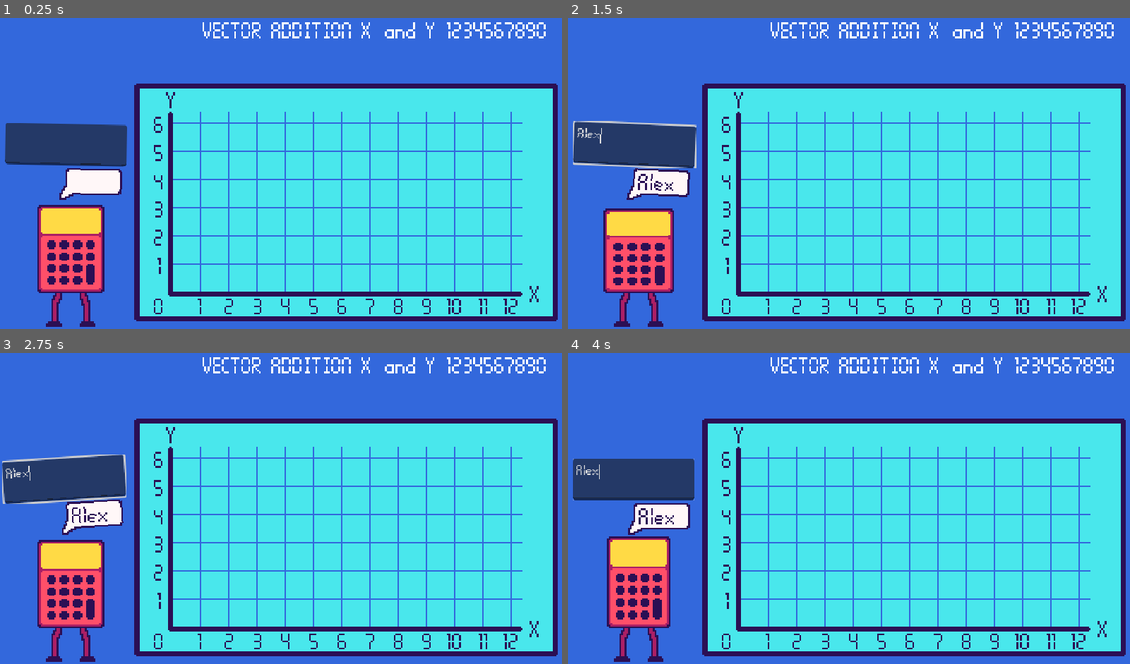
Above: before the commit, frames 1-4 (two rows, left to right).
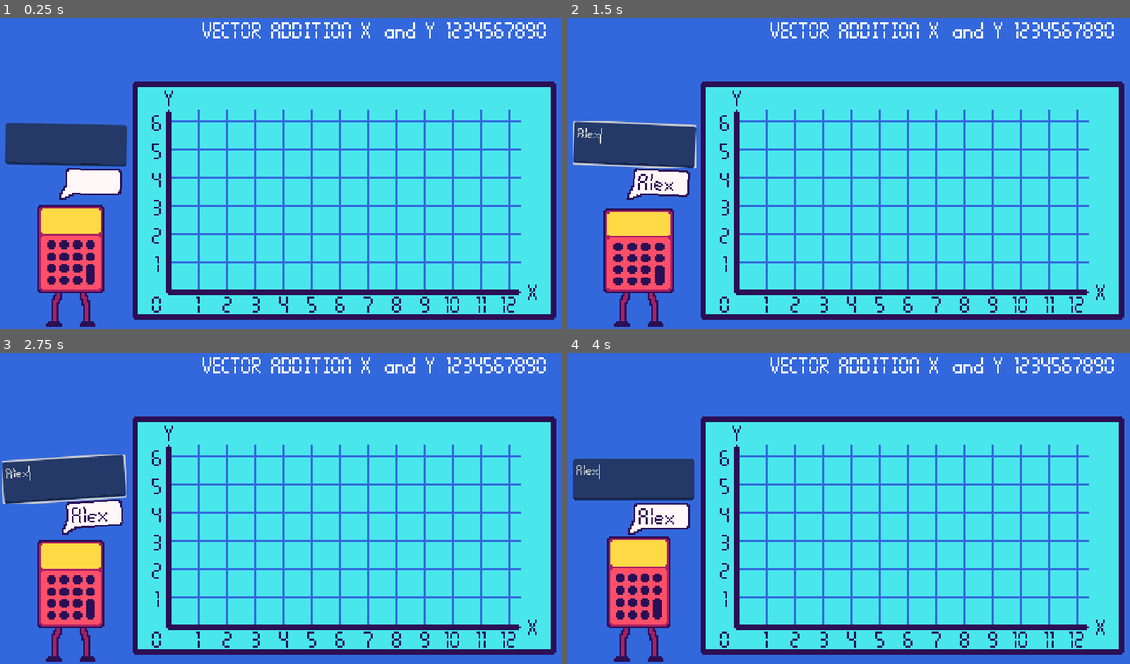
Above: after the commit, the same moments.

Repository: KyleTiley/VectorMathGame
Game: Godot game, scene res://Game/game.tscn
The game is run twice, just before and just after one commit, with the same random seed, the same clock (stepped at 60 frames per second) and the same inputs.
Inputs (mouse positions are in pixels of both pictures, inside the frame that each line leads up to):
- Up to frame 1 (0.25 s): no input
- Up to frame 2 (1.5 s): click (635, 145) at 0.52 s; type "Alex" at 0.6 s; move the mouse to (742, 291) at 1.27 s; click (742, 291) at 1.42 s
- Up to frame 3 (2.75 s): move the mouse to (174, 598) at 2.02 s; click (174, 598) at 2.17 s
- Up to frame 4 (4 s): move the mouse to (742, 570) at 2.77 s; click (742, 570) at 2.92 s; move the mouse to (742, 542) at 3.52 s; click (742, 542) at 3.67 s

The runs differ from the first frame. In frame 1, 13% of the frame differs, in the area x 23-100%, y 20-98%; in frame 2, 13%; in frame 3, 13%; in frame 4, 13%.
Error before the commit: Invalid call. Nonexistent function 'receive_question' in base 'Node2D'. (res://Game/Levels/VectorAddition.gd:30)

Commit message:
tinkering with question values

Diff:
--- a/Game/Graph/graph.gd
+++ b/Game/Graph/graph.gd
@@ -12,9 +12,6 @@
 	print(str(_name) + " at " + str(_position))
 	create_vector_line()
 
-func receive_question():
-	pass
-
 # LINE CODE
 @onready var vector_line : Line2D = $"../VectorLine"
 
--- a/Game/Graph/graph.tscn
+++ /dev/null
@@ -1,288 +0,0 @@
-[gd_scene load_steps=5 format=3 uid="uid://tq1ld42isp6r"]
-
-[ext_resource type="Texture2D" uid="uid://b456p758low6g" path="res://Assets/graph.png" id="1_g14p5"]
-[ext_resource type="Script" path="res://Game/Graph/graph.gd" id="2_64thd"]
-[ext_resource type="PackedScene" uid="uid://s0u0nm5kmjwl" path="res://Game/Graph/graph_point_area_2d.tscn" id="2_fn5g6"]
-[ext_resource type="PackedScene" uid="uid://clpdg0alisxch" path="res://Game/VectorLine/vector_line.tscn" id="4_l7rx2"]
-
-[node name="Graph" type="Node2D"]
-
-[node name="GraphSprite" type="Sprite2D" parent="."]
-scale = Vector2(2, 2)
-texture = ExtResource("1_g14p5")
-offset = Vector2(98.5, -51)
-script = ExtResource("2_64thd")
-
-[node name="[0,0]" parent="GraphSprite" instance=ExtResource("2_fn5g6")]
-
-[node name="[0,1]" parent="GraphSprite" instance=ExtResource("2_fn5g6")]
-position = Vector2(0, -16)
-
-[node name="[0,2]" parent="GraphSprite" instance=ExtResource("2_fn5g6")]
-position = Vector2(0, -32)
-
-[node name="[0,3]" parent="GraphSprite" instance=ExtResource("2_fn5g6")]
-position = Vector2(0, -48)
-
-[node name="[0,4]" parent="GraphSprite" instance=ExtResource("2_fn5g6")]
-position = Vector2(0, -64)
-
-[node name="[0,5]" parent="GraphSprite" instance=ExtResource("2_fn5g6")]
-position = Vector2(0, -80)
-
-[node name="[0,6]" parent="GraphSprite" instance=ExtResource("2_fn5g6")]
-position = Vector2(0, -96)
-
-[node name="[1,0]" parent="GraphSprite" instance=ExtResource("2_fn5g6")]
-position = Vector2(16, 0)
-
-[node name="[1,1]" parent="GraphSprite" instance=ExtResource("2_fn5g6")]
-position = Vector2(16, -16)
-
-[node name="[1,2]" parent="GraphSprite" instance=ExtResource("2_fn5g6")]
-position = Vector2(16, -32)
-
-[node name="[1,3]" parent="GraphSprite" instance=ExtResource("2_fn5g6")]
-position = Vector2(16, -48)
-
-[node name="[1,4]" parent="GraphSprite" instance=ExtResource("2_fn5g6")]
-position = Vector2(16, -64)
-
-[node name="[1,5]" parent="GraphSprite" instance=ExtResource("2_fn5g6")]
-position = Vector2(16, -80)
-
-[node name="[1,6]" parent="GraphSprite" instance=ExtResource("2_fn5g6")]
-position = Vector2(16, -96)
-
-[node name="[2,0]" parent="GraphSprite" instance=ExtResource("2_fn5g6")]
-position = Vector2(32, 0)
-
-[node name="[2,1]" parent="GraphSprite" instance=ExtResource("2_fn5g6")]
-position = Vector2(32, -16)
-
-[node name="[2,2]" parent="GraphSprite" instance=ExtResource("2_fn5g6")]
-position = Vector2(32, -32)
-
-[node name="[2,3]" parent="GraphSprite" instance=ExtResource("2_fn5g6")]
-position = Vector2(32, -48)
-
-[node name="[2,4]" parent="GraphSprite" instance=ExtResource("2_fn5g6")]
-position = Vector2(32, -64)
-
-[node name="[2,5]" parent="GraphSprite" instance=ExtResource("2_fn5g6")]
-position = Vector2(32, -80)
-
-[node name="[2,6]" parent="GraphSprite" instance=ExtResource("2_fn5g6")]
-position = Vector2(32, -96)
-
-[node name="[3,0]" parent="GraphSprite" instance=ExtResource("2_fn5g6")]
-position = Vector2(48, 0)
-
-[node name="[3,1]" parent="GraphSprite" instance=ExtResource("2_fn5g6")]
-position = Vector2(48, -16)
-
-[node name="[3,2]" parent="GraphSprite" instance=ExtResource("2_fn5g6")]
-position = Vector2(48, -32)
-
-[node name="[3,3]" parent="GraphSprite" instance=ExtResource("2_fn5g6")]
-position = Vector2(48, -48)
-
-[node name="[3,4]" parent="GraphSprite" instance=ExtResource("2_fn5g6")]
-position = Vector2(48, -64)
-
-[node name="[3,5]" parent="GraphSprite" instance=ExtResource("2_fn5g6")]
-position = Vector2(48, -80)
-
-[node name="[3,6]" parent="GraphSprite" instance=ExtResource("2_fn5g6")]
-position = Vector2(48, -96)
-
-[node name="[4,0]" parent="GraphSprite" instance=ExtResource("2_fn5g6")]
-position = Vector2(64, 0)
-
-[node name="[4,1]" parent="GraphSprite" instance=ExtResource("2_fn5g6")]
-position = Vector2(64, -16)
-
-[node name="[4,2]" parent="GraphSprite" instance=ExtResource("2_fn5g6")]
-position = Vector2(64, -32)
-
-[node name="[4,3]" parent="GraphSprite" instance=ExtResource("2_fn5g6")]
-position = Vector2(64, -48)
-
-[node name="[4,4]" parent="GraphSprite" instance=ExtResource("2_fn5g6")]
-position = Vector2(64, -64)
-
-[node name="[4,5]" parent="GraphSprite" instance=ExtResource("2_fn5g6")]
-position = Vector2(64, -80)
-
-[node name="[4,6]" parent="GraphSprite" instance=ExtResource("2_fn5g6")]
-position = Vector2(64, -96)
-
-[node name="[5,0]" parent="GraphSprite" instance=ExtResource("2_fn5g6")]
-position = Vector2(80, 0)
-
-[node name="[5,1]" parent="GraphSprite" instance=ExtResource("2_fn5g6")]
-position = Vector2(80, -16)
-
-[node name="[5,2]" parent="GraphSprite" instance=ExtResource("2_fn5g6")]
-position = Vector2(80, -32)
-
-[node name="[5,3]" parent="GraphSprite" instance=ExtResource("2_fn5g6")]
-position = Vector2(80, -48)
-
-[node name="[5,4]" parent="GraphSprite" instance=ExtResource("2_fn5g6")]
-position = Vector2(80, -64)
-
-[node name="[5,5]" parent="GraphSprite" instance=ExtResource("2_fn5g6")]
-position = Vector2(80, -80)
-
-[node name="[5,6]" parent="GraphSprite" instance=ExtResource("2_fn5g6")]
-position = Vector2(80, -96)
-
-[node name="[6,0]" parent="GraphSprite" instance=ExtResource("2_fn5g6")]
-position = Vector2(96, 0)
-
-[node name="[6,1]" parent="GraphSprite" instance=ExtResource("2_fn5g6")]
-position = Vector2(96, -16)
-
-[node name="[6,2]" parent="GraphSprite" instance=ExtResource("2_fn5g6")]
-position = Vector2(96, -32)
-
-[node name="[6,3]" parent="GraphSprite" instance=ExtResource("2_fn5g6")]
-position = Vector2(96, -48)
-
-[node name="[6,4]" parent="GraphSprite" instance=ExtResource("2_fn5g6")]
-position = Vector2(96, -64)
-
-[node name="[6,5]" parent="GraphSprite" instance=ExtResource("2_fn5g6")]
-position = Vector2(96, -80)
-
-[node name="[6,6]" parent="GraphSprite" instance=ExtResource("2_fn5g6")]
-position = Vector2(96, -96)
-
-[node name="[7,0]" parent="GraphSprite" instance=ExtResource("2_fn5g6")]
-position = Vector2(112, 0)
-
-[node name="[7,1]" parent="GraphSprite" instance=ExtResource("2_fn5g6")]
-position = Vector2(112, -16)
-
-[node name="[7,2]" parent="GraphSprite" instance=ExtResource("2_fn5g6")]
-position = Vector2(112, -32)
-
-[node name="[7,3]" parent="GraphSprite" instance=ExtResource("2_fn5g6")]
-position = Vector2(112, -48)
-
-[node name="[7,4]" parent="GraphSprite" instance=ExtResource("2_fn5g6")]
-position = Vector2(112, -64)
-
-[node name="[7,5]" parent="GraphSprite" instance=ExtResource("2_fn5g6")]
-position = Vector2(112, -80)
-
-[node name="[7,6]" parent="GraphSprite" instance=ExtResource("2_fn5g6")]
-position = Vector2(112, -96)
-
-[node name="[8,0]" parent="GraphSprite" instance=ExtResource("2_fn5g6")]
-position = Vector2(128, 0)
-
-[node name="[8,1]" parent="GraphSprite" instance=ExtResource("2_fn5g6")]
-position = Vector2(128, -16)
-
-[node name="[8,2]" parent="GraphSprite" instance=ExtResource("2_fn5g6")]
-position = Vector2(128, -32)
-
-[node name="[8,3]" parent="GraphSprite" instance=ExtResource("2_fn5g6")]
-position = Vector2(128, -48)
-
-[node name="[8,4]" parent="GraphSprite" instance=ExtResource("2_fn5g6")]
-position = Vector2(128, -64)
-
-[node name="[8,5]" parent="GraphSprite" instance=ExtResource("2_fn5g6")]
-position = Vector2(128, -80)
-
-[node name="[8,6]" parent="GraphSprite" instance=ExtResource("2_fn5g6")]
-position = Vector2(128, -96)
-
-[node name="[9,0]" parent="GraphSprite" instance=ExtResource("2_fn5g6")]
-position = Vector2(144, 0)
-
-[node name="[9,1]" parent="GraphSprite" instance=ExtResource("2_fn5g6")]
-position = Vector2(144, -16)
-
-[node name="[9,2]" parent="GraphSprite" instance=ExtResource("2_fn5g6")]
-position = Vector2(144, -32)
-
-[node name="[9,3]" parent="GraphSprite" instance=ExtResource("2_fn5g6")]
-position = Vector2(144, -48)
-
-[node name="[9,4]" parent="GraphSprite" instance=ExtResource("2_fn5g6")]
-position = Vector2(144, -64)
-
-[node name="[9,5]" parent="GraphSprite" instance=ExtResource("2_fn5g6")]
-position = Vector2(144, -80)
-
-[node name="[9,6]" parent="GraphSprite" instance=ExtResource("2_fn5g6")]
-position = Vector2(144, -96)
-
-[node name="[10,0]" parent="GraphSprite" instance=ExtResource("2_fn5g6")]
-position = Vector2(160, 0)
-
-[node name="[10,1]" parent="GraphSprite" instance=ExtResource("2_fn5g6")]
-position = Vector2(160, -16)
-
-[node name="[10,2]" parent="GraphSprite" instance=ExtResource("2_fn5g6")]
-position = Vector2(160, -32)
-
-[node name="[10,3]" parent="GraphSprite" instance=ExtResource("2_fn5g6")]
-position = Vector2(160, -48)
-
-[node name="[10,4]" parent="GraphSprite" instance=ExtResource("2_fn5g6")]
-position = Vector2(160, -64)
-
-[node name="[10,5]" parent="GraphSprite" instance=ExtResource("2_fn5g6")]
-position = Vector2(160, -80)
-
-[node name="[10,6]" parent="GraphSprite" instance=ExtResource("2_fn5g6")]
-position = Vector2(160, -96)
-
-[node name="[11,0]" parent="GraphSprite" instance=ExtResource("2_fn5g6")]
-position = Vector2(176, 0)
-
-[node name="[11,1]" parent="GraphSprite" instance=ExtResource("2_fn5g6")]
-position = Vector2(176, -16)
-
-[node name="[11,2]" parent="GraphSprite" instance=ExtResource("2_fn5g6")]
-position = Vector2(176, -32)
-
-[node name="[11,3]" parent="GraphSprite" instance=ExtResource("2_fn5g6")]
-position = Vector2(176, -48)
-
-[node name="[11,4]" parent="GraphSprite" instance=ExtResource("2_fn5g6")]
-position = Vector2(176, -64)
-
-[node name="[11,5]" parent="GraphSprite" instance=ExtResource("2_fn5g6")]
-position = Vector2(176, -80)
-
-[node name="[11,6]" parent="GraphSprite" instance=ExtResource("2_fn5g6")]
-position = Vector2(176, -96)
-
-[node name="[12,0]" parent="GraphSprite" instance=ExtResource("2_fn5g6")]
-position = Vector2(192, 0)
-
-[node name="[12,1]" parent="GraphSprite" instance=ExtResource("2_fn5g6")]
-position = Vector2(192, -16)
-
-[node name="[12,2]" parent="GraphSprite" instance=ExtResource("2_fn5g6")]
-position = Vector2(192, -32)
-
-[node name="[12,3]" parent="GraphSprite" instance=ExtResource("2_fn5g6")]
-position = Vector2(192, -48)
-
-[node name="[12,4]" parent="GraphSprite" instance=ExtResource("2_fn5g6")]
-position = Vector2(192, -64)
-
-[node name="[12,5]" parent="GraphSprite" instance=ExtResource("2_fn5g6")]
-position = Vector2(192, -80)
-
-[node name="[12,6]" parent="GraphSprite" instance=ExtResource("2_fn5g6")]
-position = Vector2(192, -96)
-
-[node name="VectorLine" parent="." instance=ExtResource("4_l7rx2")]
--- /dev/null
+++ b/Game/Graph/vector_graph.gd
@@ -0,0 +1,5 @@
+extends Node2D
+
+func receive_question(_vector_1 : Vector2, _vector_2 : Vector2):
+	print(_vector_1)
+	print(_vector_2)
--- /dev/null
+++ b/Game/Graph/vector_graph.tscn
@@ -0,0 +1,290 @@
+[gd_scene load_steps=6 format=3 uid="uid://tq1ld42isp6r"]
+
+[ext_resource type="Script" path="res://Game/Graph/vector_graph.gd" id="1_54a5w"]
+[ext_resource type="Texture2D" uid="uid://b456p758low6g" path="res://Assets/graph.png" id="2_4yq3k"]
+[ext_resource type="Script" path="res://Game/Graph/graph.gd" id="3_d4i6p"]
+[ext_resource type="PackedScene" uid="uid://s0u0nm5kmjwl" path="res://Game/Graph/graph_point_area_2d.tscn" id="4_xv2d1"]
+[ext_resource type="PackedScene" uid="uid://clpdg0alisxch" path="res://Game/VectorLine/vector_line.tscn" id="5_86yl3"]
+
+[node name="VectorGraph" type="Node2D"]
+script = ExtResource("1_54a5w")
+
+[node name="Graph" type="Sprite2D" parent="."]
+scale = Vector2(2, 2)
+texture = ExtResource("2_4yq3k")
+offset = Vector2(98.5, -51)
+script = ExtResource("3_d4i6p")
+
+[node name="[0,0]" parent="Graph" instance=ExtResource("4_xv2d1")]
+
+[node name="[0,1]" parent="Graph" instance=ExtResource("4_xv2d1")]
+position = Vector2(0, -16)
+
+[node name="[0,2]" parent="Graph" instance=ExtResource("4_xv2d1")]
+position = Vector2(0, -32)
+
+[node name="[0,3]" parent="Graph" instance=ExtResource("4_xv2d1")]
+position = Vector2(0, -48)
+
+[node name="[0,4]" parent="Graph" instance=ExtResource("4_xv2d1")]
+position = Vector2(0, -64)
+
+[node name="[0,5]" parent="Graph" instance=ExtResource("4_xv2d1")]
+position = Vector2(0, -80)
+
+[node name="[0,6]" parent="Graph" instance=ExtResource("4_xv2d1")]
+position = Vector2(0, -96)
+
+[node name="[1,0]" parent="Graph" instance=ExtResource("4_xv2d1")]
+position = Vector2(16, 0)
+
+[node name="[1,1]" parent="Graph" instance=ExtResource("4_xv2d1")]
+position = Vector2(16, -16)
+
+[node name="[1,2]" parent="Graph" instance=ExtResource("4_xv2d1")]
+position = Vector2(16, -32)
+
+[node name="[1,3]" parent="Graph" instance=ExtResource("4_xv2d1")]
+position = Vector2(16, -48)
+
+[node name="[1,4]" parent="Graph" instance=ExtResource("4_xv2d1")]
+position = Vector2(16, -64)
+
+[node name="[1,5]" parent="Graph" instance=ExtResource("4_xv2d1")]
+position = Vector2(16, -80)
+
+[node name="[1,6]" parent="Graph" instance=ExtResource("4_xv2d1")]
+position = Vector2(16, -96)
+
+[node name="[2,0]" parent="Graph" instance=ExtResource("4_xv2d1")]
+position = Vector2(32, 0)
+
+[node name="[2,1]" parent="Graph" instance=ExtResource("4_xv2d1")]
+position = Vector2(32, -16)
+
+[node name="[2,2]" parent="Graph" instance=ExtResource("4_xv2d1")]
+position = Vector2(32, -32)
+
+[node name="[2,3]" parent="Graph" instance=ExtResource("4_xv2d1")]
+position = Vector2(32, -48)
+
+[node name="[2,4]" parent="Graph" instance=ExtResource("4_xv2d1")]
+position = Vector2(32, -64)
+
+[node name="[2,5]" parent="Graph" instance=ExtResource("4_xv2d1")]
+position = Vector2(32, -80)
+
+[node name="[2,6]" parent="Graph" instance=ExtResource("4_xv2d1")]
+position = Vector2(32, -96)
+
+[node name="[3,0]" parent="Graph" instance=ExtResource("4_xv2d1")]
+position = Vector2(48, 0)
+
+[node name="[3,1]" parent="Graph" instance=ExtResource("4_xv2d1")]
+position = Vector2(48, -16)
+
+[node name="[3,2]" parent="Graph" instance=ExtResource("4_xv2d1")]
+position = Vector2(48, -32)
+
+[node name="[3,3]" parent="Graph" instance=ExtResource("4_xv2d1")]
+position = Vector2(48, -48)
+
+[node name="[3,4]" parent="Graph" instance=ExtResource("4_xv2d1")]
+position = Vector2(48, -64)
+
+[node name="[3,5]" parent="Graph" instance=ExtResource("4_xv2d1")]
+position = Vector2(48, -80)
+
+[node name="[3,6]" parent="Graph" instance=ExtResource("4_xv2d1")]
+position = Vector2(48, -96)
+
+[node name="[4,0]" parent="Graph" instance=ExtResource("4_xv2d1")]
+position = Vector2(64, 0)
+
+[node name="[4,1]" parent="Graph" instance=ExtResource("4_xv2d1")]
+position = Vector2(64, -16)
+
+[node name="[4,2]" parent="Graph" instance=ExtResource("4_xv2d1")]
+position = Vector2(64, -32)
+
+[node name="[4,3]" parent="Graph" instance=ExtResource("4_xv2d1")]
+position = Vector2(64, -48)
+
+[node name="[4,4]" parent="Graph" instance=ExtResource("4_xv2d1")]
+position = Vector2(64, -64)
+
+[node name="[4,5]" parent="Graph" instance=ExtResource("4_xv2d1")]
+position = Vector2(64, -80)
+
+[node name="[4,6]" parent="Graph" instance=ExtResource("4_xv2d1")]
+position = Vector2(64, -96)
+
+[node name="[5,0]" parent="Graph" instance=ExtResource("4_xv2d1")]
+position = Vector2(80, 0)
+
+[node name="[5,1]" parent="Graph" instance=ExtResource("4_xv2d1")]
+position = Vector2(80, -16)
+
+[node name="[5,2]" parent="Graph" instance=ExtResource("4_xv2d1")]
+position = Vector2(80, -32)
+
+[node name="[5,3]" parent="Graph" instance=ExtResource("4_xv2d1")]
+position = Vector2(80, -48)
+
+[node name="[5,4]" parent="Graph" instance=ExtResource("4_xv2d1")]
+position = Vector2(80, -64)
+
+[node name="[5,5]" parent="Graph" instance=ExtResource("4_xv2d1")]
+position = Vector2(80, -80)
+
+[node name="[5,6]" parent="Graph" instance=ExtResource("4_xv2d1")]
+position = Vector2(80, -96)
+
+[node name="[6,0]" parent="Graph" instance=ExtResource("4_xv2d1")]
+position = Vector2(96, 0)
+
+[node name="[6,1]" parent="Graph" instance=ExtResource("4_xv2d1")]
+position = Vector2(96, -16)
+
+[node name="[6,2]" parent="Graph" instance=ExtResource("4_xv2d1")]
+position = Vector2(96, -32)
+
+[node name="[6,3]" parent="Graph" instance=ExtResource("4_xv2d1")]
+position = Vector2(96, -48)
+
+[node name="[6,4]" parent="Graph" instance=ExtResource("4_xv2d1")]
+position = Vector2(96, -64)
+
+[node name="[6,5]" parent="Graph" instance=ExtResource("4_xv2d1")]
+position = Vector2(96, -80)
+
+[node name="[6,6]" parent="Graph" instance=ExtResource("4_xv2d1")]
+position = Vector2(96, -96)
+
+[node name="[7,0]" parent="Graph" instance=ExtResource("4_xv2d1")]
+position = Vector2(112, 0)
+
+[node name="[7,1]" parent="Graph" instance=ExtResource("4_xv2d1")]
+position = Vector2(112, -16)
+
+[node name="[7,2]" parent="Graph" instance=ExtResource("4_xv2d1")]
+position = Vector2(112, -32)
+
+[node name="[7,3]" parent="Graph" instance=ExtResource("4_xv2d1")]
+position = Vector2(112, -48)
+
+[node name="[7,4]" parent="Graph" instance=ExtResource("4_xv2d1")]
+position = Vector2(112, -64)
+
+[node name="[7,5]" parent="Graph" instance=ExtResource("4_xv2d1")]
+position = Vector2(112, -80)
+
+[node name="[7,6]" parent="Graph" instance=ExtResource("4_xv2d1")]
+position = Vector2(112, -96)
+
+[node name="[8,0]" parent="Graph" instance=ExtResource("4_xv2d1")]
+position = Vector2(128, 0)
+
+[node name="[8,1]" parent="Graph" instance=ExtResource("4_xv2d1")]
+position = Vector2(128, -16)
+
+[node name="[8,2]" parent="Graph" instance=ExtResource("4_xv2d1")]
+position = Vector2(128, -32)
+
+[node name="[8,3]" parent="Graph" instance=ExtResource("4_xv2d1")]
+position = Vector2(128, -48)
+
+[node name="[8,4]" parent="Graph" instance=ExtResource("4_xv2d1")]
+position = Vector2(128, -64)
+
+[node name="[8,5]" parent="Graph" instance=ExtResource("4_xv2d1")]
+position = Vector2(128, -80)
+
+[node name="[8,6]" parent="Graph" instance=ExtResource("4_xv2d1")]
+position = Vector2(128, -96)
+
+[node name="[9,0]" parent="Graph" instance=ExtResource("4_xv2d1")]
+position = Vector2(144, 0)
+
+[node name="[9,1]" parent="Graph" instance=ExtResource("4_xv2d1")]
+position = Vector2(144, -16)
+
+[node name="[9,2]" parent="Graph" instance=ExtResource("4_xv2d1")]
+position = Vector2(144, -32)
+
+[node name="[9,3]" parent="Graph" instance=ExtResource("4_xv2d1")]
+position = Vector2(144, -48)
+
+[node name="[9,4]" parent="Graph" instance=ExtResource("4_xv2d1")]
+position = Vector2(144, -64)
+
+[node name="[9,5]" parent="Graph" instance=ExtResource("4_xv2d1")]
+position = Vector2(144, -80)
+
+[node name="[9,6]" parent="Graph" instance=ExtResource("4_xv2d1")]
+position = Vector2(144, -96)
+
+[node name="[10,0]" parent="Graph" instance=ExtResource("4_xv2d1")]
+position = Vector2(160, 0)
+
+[node name="[10,1]" parent="Graph" instance=ExtResource("4_xv2d1")]
+position = Vector2(160, -16)
+
+[node name="[10,2]" parent="Graph" instance=ExtResource("4_xv2d1")]
+position = Vector2(160, -32)
+
+[node name="[10,3]" parent="Graph" instance=ExtResource("4_xv2d1")]
+position = Vector2(160, -48)
+
+[node name="[10,4]" parent="Graph" instance=ExtResource("4_xv2d1")]
+position = Vector2(160, -64)
+
+[node name="[10,5]" parent="Graph" instance=ExtResource("4_xv2d1")]
+position = Vector2(160, -80)
+
+[node name="[10,6]" parent="Graph" instance=ExtResource("4_xv2d1")]
+position = Vector2(160, -96)
+
+[node name="[11,0]" parent="Graph" instance=ExtResource("4_xv2d1")]
+position = Vector2(176, 0)
+
+[node name="[11,1]" parent="Graph" instance=ExtResource("4_xv2d1")]
+position = Vector2(176, -16)
+
+[node name="[11,2]" parent="Graph" instance=ExtResource("4_xv2d1")]
+position = Vector2(176, -32)
+
+[node name="[11,3]" parent="Graph" instance=ExtResource("4_xv2d1")]
+position = Vector2(176, -48)
+
+[node name="[11,4]" parent="Graph" instance=ExtResource("4_xv2d1")]
+position = Vector2(176, -64)
+
+[node name="[11,5]" parent="Graph" instance=ExtResource("4_xv2d1")]
+position = Vector2(176, -80)
+
+[node name="[11,6]" parent="Graph" instance=ExtResource("4_xv2d1")]
+position = Vector2(176, -96)
+
+[node name="[12,0]" parent="Graph" instance=ExtResource("4_xv2d1")]
+position = Vector2(192, 0)
+
+[node name="[12,1]" parent="Graph" instance=ExtResource("4_xv2d1")]
+position = Vector2(192, -16)
+
+[node name="[12,2]" parent="Graph" instance=ExtResource("4_xv2d1")]
+position = Vector2(192, -32)
+
+[node name="[12,3]" parent="Graph" instance=ExtResource("4_xv2d1")]
+position = Vector2(192, -48)
+
+[node name="[12,4]" parent="Graph" instance=ExtResource("4_xv2d1")]
+position = Vector2(192, -64)
+
+[node name="[12,5]" parent="Graph" instance=ExtResource("4_xv2d1")]
+position = Vector2(192, -80)
+
+[node name="[12,6]" parent="Graph" instance=ExtResource("4_xv2d1")]
+position = Vector2(192, -96)
+
+[node name="VectorLine" parent="." instance=ExtResource("5_86yl3")]
--- a/Game/Levels/VectorAddition.gd
+++ b/Game/Levels/VectorAddition.gd
@@ -1,14 +1,14 @@
 extends Node
 
-@onready var graph = $Graph
+@onready var graph = $VectorGraph
 
 var vector_1 : Vector2
 var vector_2 : Vector2
 
 var x_min : int = 1
-var x_max : int = 5
+var x_max : int = 7
 var y_min : int = 1
-var y_max : int = 11
+var y_max : int = 4
 
 func _ready():
 	compute_vectors()
@@ -22,15 +22,12 @@
 	vector_1.x = x_component
 	vector_1.y = y_component
 
-	x_component = random_number_generator(x_min, x_max - x_component)
-	y_component = random_number_generator(y_min, y_max - y_component)
+	x_component = random_number_generator(x_min, x_max)
+	y_component = random_number_generator(y_min, y_max)
 	vector_2.x = x_component
 	vector_2.y = y_component
 
-	graph.receive_question()
-
-	print(vector_1)
-	print(vector_2)
+	graph.receive_question(vector_1, vector_2)
 
 func random_number_generator(_min, _max):
 	var rng = RandomNumberGenerator.new()
--- a/Game/game.tscn
+++ b/Game/game.tscn
@@ -3,7 +3,7 @@
 [ext_resource type="PackedScene" uid="uid://cbgvg7rm1fyk1" path="res://Game/Calculator/calculator.tscn" id="1_lx25n"]
 [ext_resource type="Texture2D" uid="uid://cvarbbvc0wbi7" path="res://Assets/funkyfuture-8-32x.png" id="2_hiedo"]
 [ext_resource type="Script" path="res://Game/Levels/VectorAddition.gd" id="3_4f0yh"]
-[ext_resource type="PackedScene" uid="uid://tq1ld42isp6r" path="res://Game/Graph/graph.tscn" id="3_wvvsj"]
+[ext_resource type="PackedScene" uid="uid://tq1ld42isp6r" path="res://Game/Graph/vector_graph.tscn" id="4_caddo"]
 
 [node name="Game" type="Node"]
 
@@ -38,6 +38,9 @@
 [node name="VectorAddition" type="Node" parent="Levels"]
 script = ExtResource("3_4f0yh")
 
+[node name="VectorGraph" parent="Levels/VectorAddition" instance=ExtResource("4_caddo")]
+position = Vector2(193, 316)
+
 [node name="Label" type="Label" parent="Levels/VectorAddition"]
 offset_left = 229.0
 offset_top = 12.0
@@ -45,6 +48,3 @@
 offset_bottom = 41.0
 theme_override_font_sizes/font_size = 26
 text = "VECTOR  ADDITION  X   and  Y  1234567890"
-
-[node name="Graph" parent="Levels/VectorAddition" instance=ExtResource("3_wvvsj")]
-position = Vector2(195, 318)
